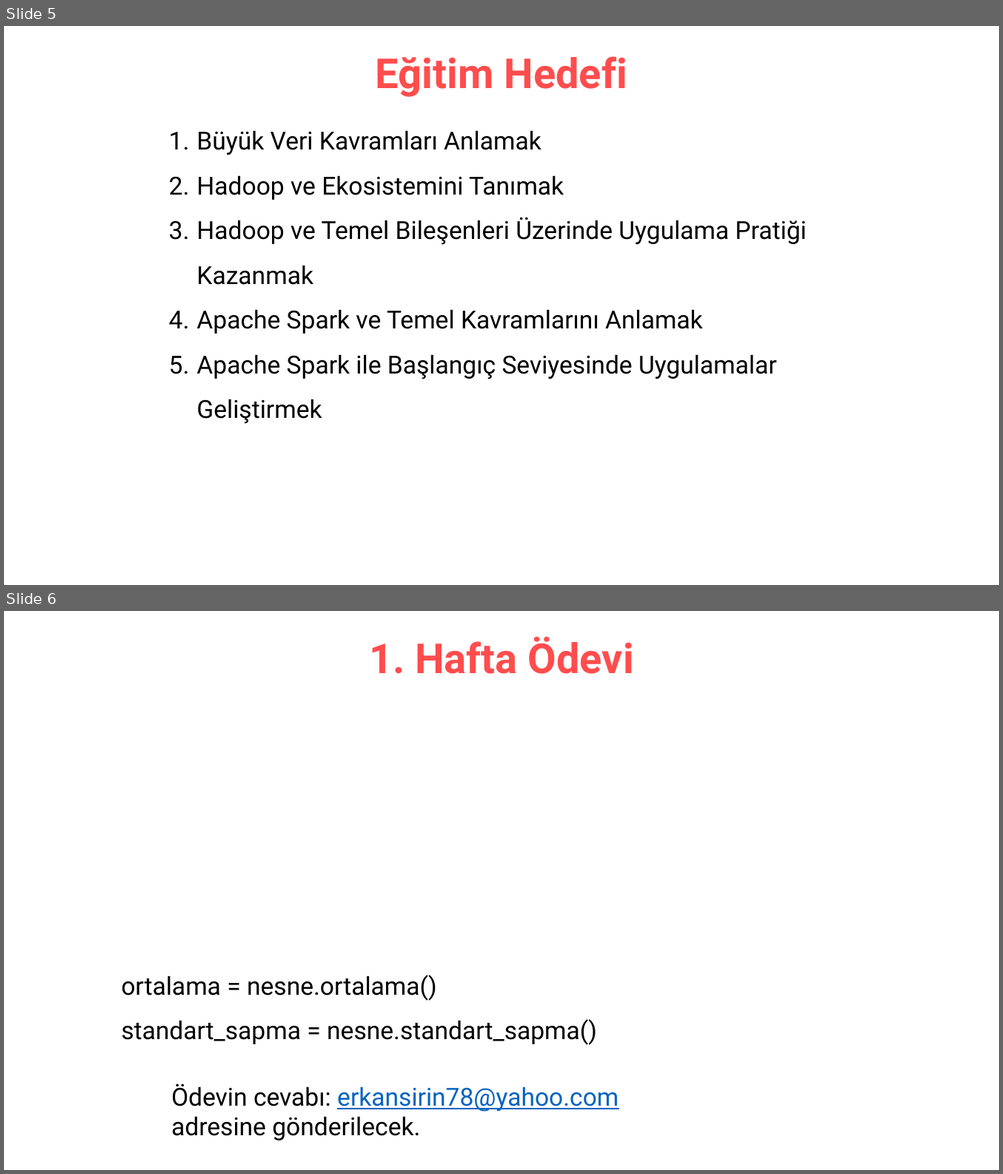
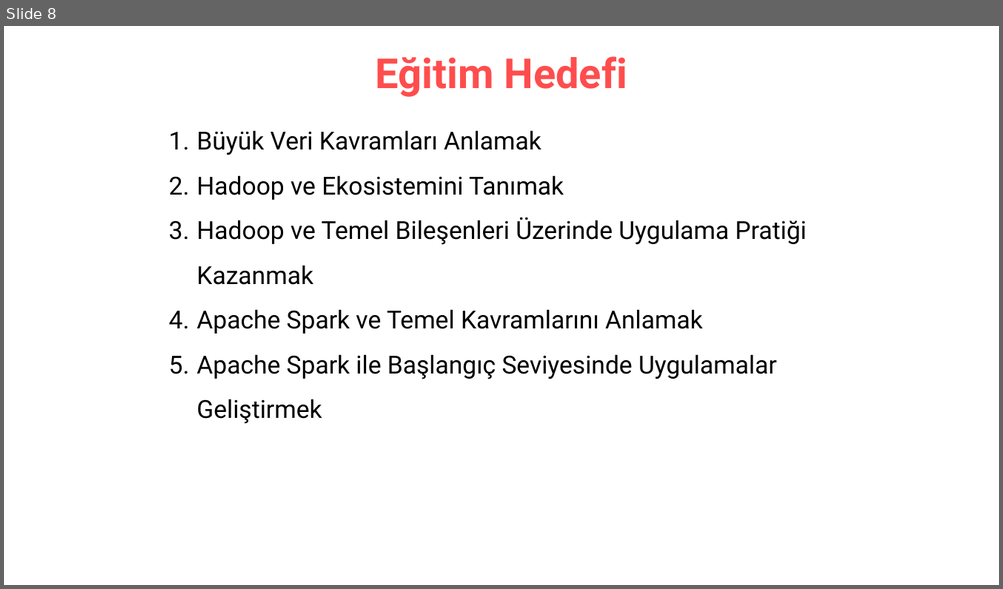
Before and after one commit to erkansirin78/hadoop-spark-for-developers, a slide deck: 00_acilis_hadoop-spark-for-developers.pptx. Shown one above the other, each under a label of ours: slides 5 and 6 before the commit, slide 8 after it. The pictures are 1003x1174 and 1003x589 pixels, drawn with LibreOffice and Linux fonts; fonts in the diff are those of the drawing. Boxes give left, top, right and bottom in pixels: in the first picture for what was removed or moved away, otherwise in the second. Text is boxed around its words. In the diff, an @@ line names an element or a change of style, - is before the commit and + after.

```diff
--- a/00_acilis_hadoop-spark-for-developers.pptx
+++ b/00_acilis_hadoop-spark-for-developers.pptx
@@ slide 6 removed at <box>4,611,999,1170</box>, background #FFFFFF @@
@@ title removed at <box>369,636,634,674</box> @@
-1. Hafta Ödevi
@@ text removed at <box>121,975,597,1045</box> @@
-ortalama = nesne.ortalama()
-standart_sapma = nesne.standart_sapma()
@@ text removed at <box>171,1084,618,1141</box> @@
-Ödevin cevabı: erkansirin78@yahoo.com
-adresine gönderilecek.
@@ what was slide 5 is now slide 8 @@
```
Also in this commit, not shown: 3 slides changed, 3 slides added, 3 other files.
